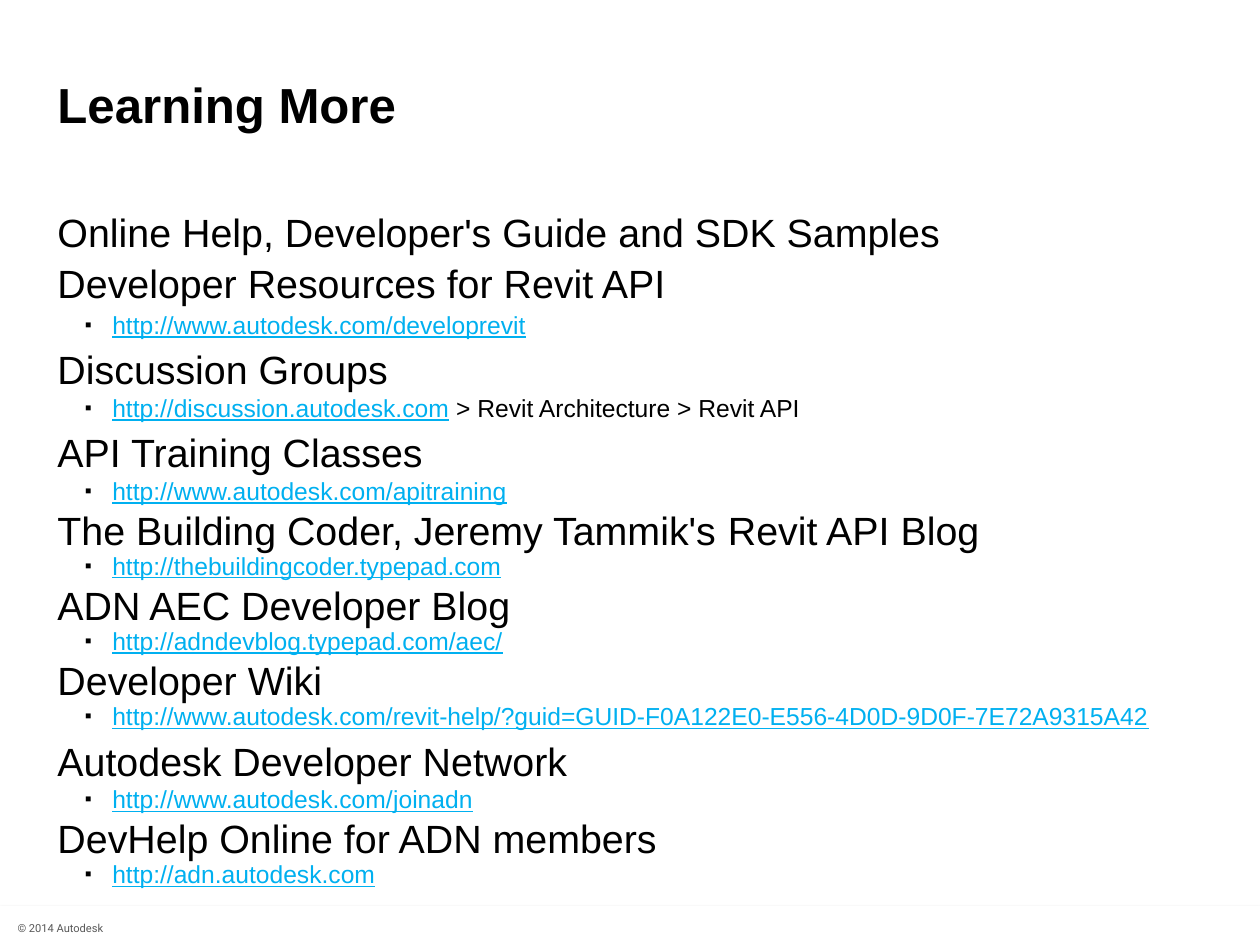
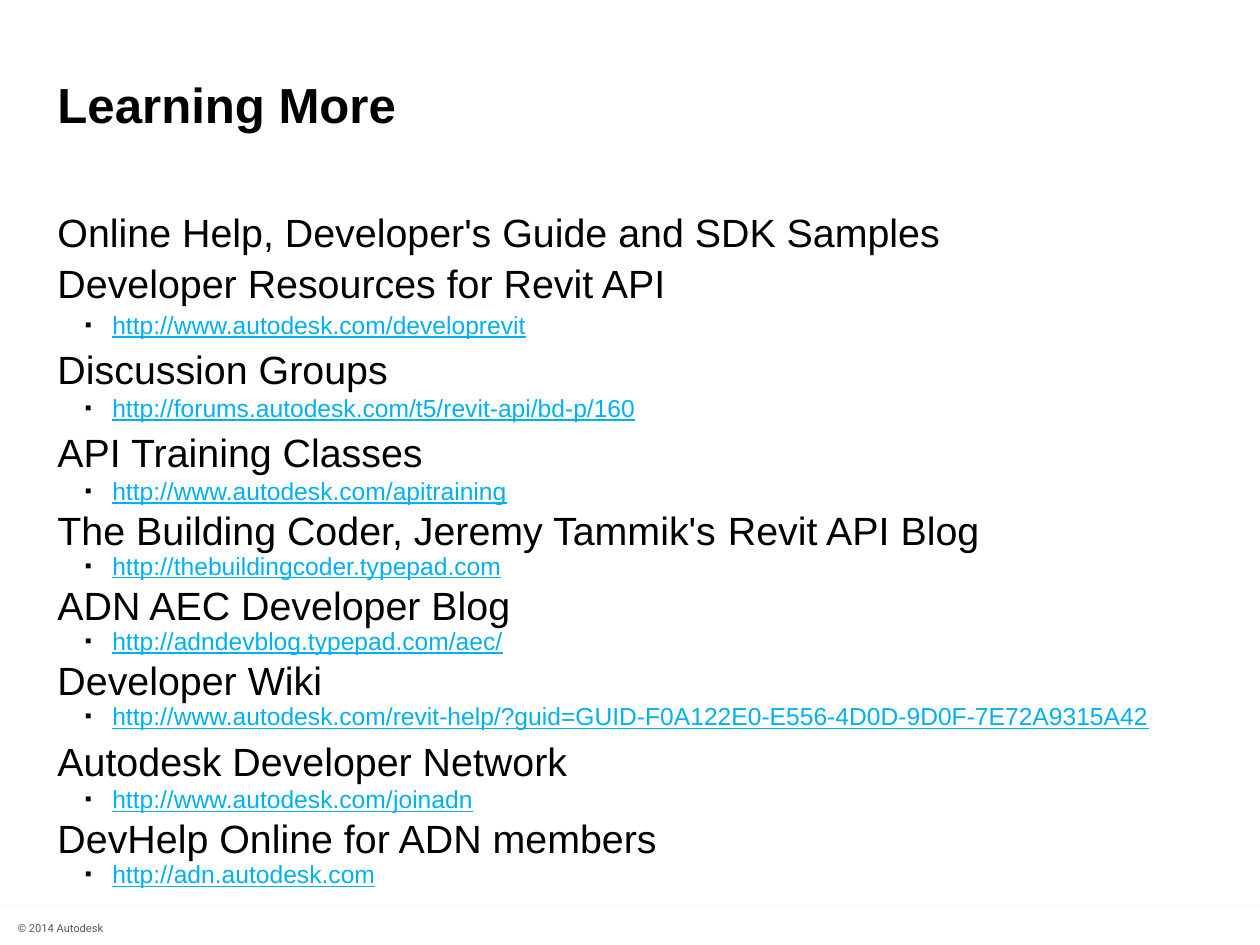
Before and after one commit to ADN-DevTech/RevitTrainingMaterial, a slide deck: slide 31 of Presentation/2_Revit_UI_API.pptx. Drawn at 1260x945 pixels with LibreOffice and Linux fonts; fonts in the diff are those of the drawing; background and template pictures are left out. Boxes give left, top, right and bottom in pixels: in the first picture for what was removed or moved away, otherwise in the second. Text is boxed around its words. In the diff, an @@ line names an element or a change of style, - is before the commit and + after.

```diff
--- a/Presentation/2_Revit_UI_API.pptx
+++ b/Presentation/2_Revit_UI_API.pptx
@@ text at (x1=112, y1=399, x2=635, y2=422): text changed @@
-  ▪ http://discussion.autodesk.com > Revit Architecture > Revit API
+  ▪ http://forums.autodesk.com/t5/revit-api/bd-p/160
```
Also in this commit, not shown: 4 other files.
